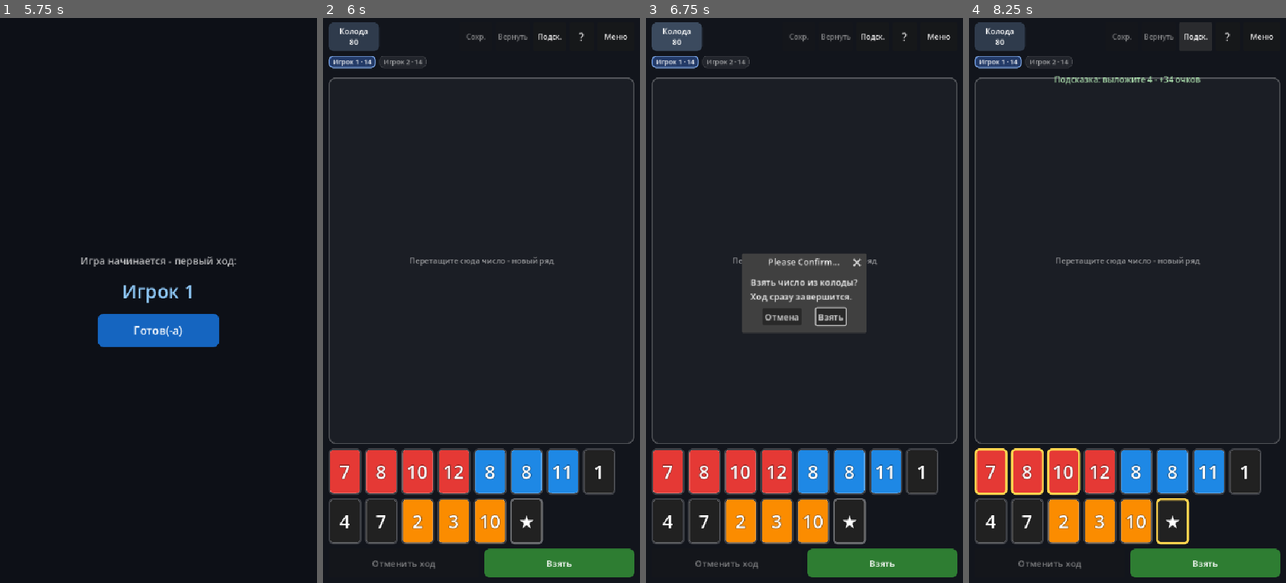
Above: before the commit, frames 1-4 (left to right).
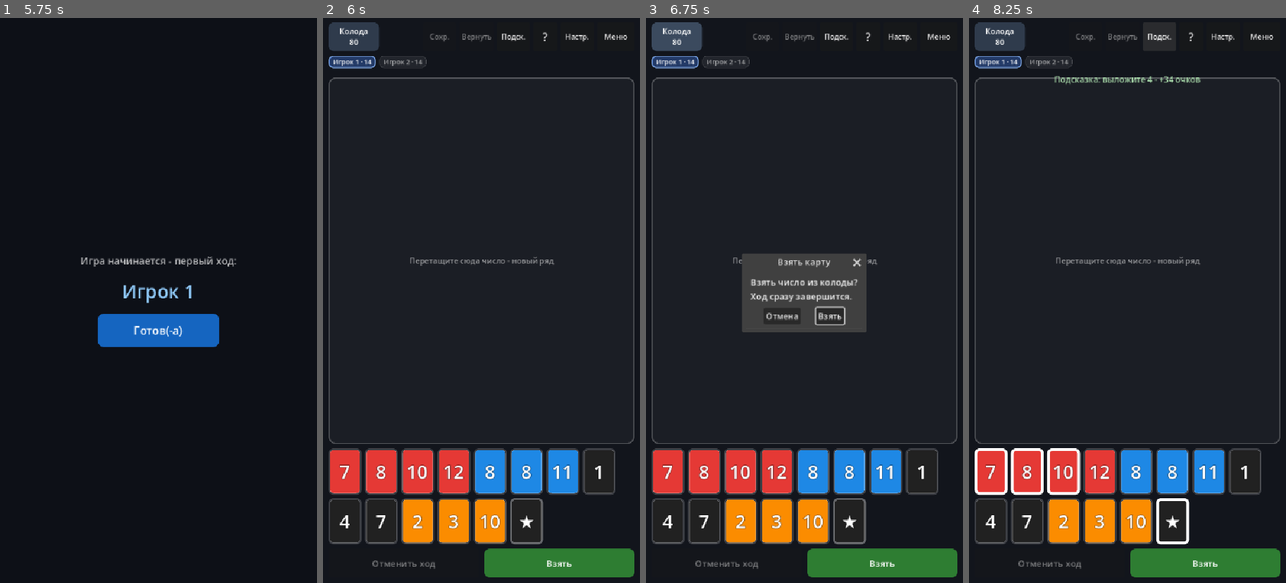
Above: after the commit, the same moments.

Repository: victor-osipov-dev/digital_game
Game: Godot game, scene res://scenes/main_menu.tscn
The game is run twice, just before and just after one commit, with the same random seed, the same clock (stepped at 60 frames per second) and the same inputs.
Inputs (mouse positions are in pixels of both pictures, inside the frame that each line leads up to):
- Up to frame 1 (5.75 s): click "Начать игру" at 0.5 s; click (253, 34) at 1.25 s, where only the run after the commit has a clickable "Настр."; click "Колода 80" at 2 s; click "Подск." at 2.75 s; click "?" at 3.5 s; click "Меню" at 4.25 s; click "Взять" at 5 s
- Up to frame 2 (6 s): click "Готов(-а)" at 5.75 s
- Up to frame 3 (6.75 s): click "Колода 80" at 6.5 s
- Up to frame 4 (8.25 s): click "Отмена" at 7.25 s; click "Подск." at 8 s

Frame 1 is identical in both runs. In frame 2, 0.3% of the frame differs, in the area x 33-84%, y 2-5%; in frame 3, 0.7%; in frame 4, 1.3%, in the area x 1-84%, y 2-94%.

Commit message:
In-game settings, Russian dialogs, face-down bot hand
- Settings button in game: text scale rebuilds UI keeping state, tile size refreshes
- Confirmation dialogs: Russian titles and text scaled with Settings.fs
- Bot hand shown as card backs (no values/tooltips) during bot turn
- Tile outlines: white thick for hint, black for last tile
- Tests: drag_hover now 30 checks incl. rebuild, dialogs, face-down hand

Diff:
--- a/scripts/ui/flow_tiles.gd
+++ b/scripts/ui/flow_tiles.gd
@@ -12,13 +12,13 @@
 func _ready() -> void:
 	mouse_filter = Control.MOUSE_FILTER_STOP
 
-func set_tiles(tiles: Array, src_kind: String, src_row_id: int, draggable: bool) -> void:
+func set_tiles(tiles: Array, src_kind: String, src_row_id: int, draggable: bool, face_down: bool = false) -> void:
 	for child in get_children():
 		remove_child(child)
 		child.free()
 	tile_views.clear()
 	for t in tiles:
-		var view := TileView.make(t, draggable, controller)
+		var view := TileView.make(t, draggable, controller, face_down)
 		view.src_kind = src_kind
 		view.src_row_id = src_row_id
 		add_child(view)
--- a/scripts/ui/game.gd
+++ b/scripts/ui/game.gd
@@ -32,6 +32,7 @@
 var win_overlay: ColorRect = null
 var win_title: Label = null
 var help_overlay: ColorRect = null
+var settings_overlay: ColorRect = null
 var turn_title_overlay: ColorRect = null
 var turn_title_label: Label = null
 var toast_label: Label = null
@@ -134,6 +135,9 @@
 	help_btn.pressed.connect(_open_help)
 	top.add_child(help_btn)
 
+	var settings_btn := _make_top_button("Настр.", "Размер текста и карточек", _open_settings)
+	top.add_child(settings_btn)
+
 	var menu_btn := Button.new()
 	menu_btn.text = "Меню"
 	menu_btn.custom_minimum_size = Vector2(68, 46)
@@ -228,21 +232,37 @@
 	_build_pass_overlay()
 	_build_win_overlay()
 	_build_help_overlay()
+	_build_settings_overlay()
 	_build_turn_title_overlay()
 
 	draw_dialog = ConfirmationDialog.new()
+	draw_dialog.title = "Взять карту"
 	draw_dialog.dialog_text = "Взять число из колоды?\nХод сразу завершится."
 	draw_dialog.ok_button_text = "Взять"
 	draw_dialog.get_cancel_button().text = "Отмена"
 	draw_dialog.confirmed.connect(_on_draw_confirmed)
+	_style_dialog(draw_dialog)
 	add_child(draw_dialog)
 
 	menu_dialog = ConfirmationDialog.new()
+	menu_dialog.title = "Выход в меню"
 	menu_dialog.dialog_text = "Выйти в главное меню?"
 	menu_dialog.ok_button_text = "Выйти"
 	menu_dialog.get_cancel_button().text = "Отмена"
 	menu_dialog.confirmed.connect(func(): get_tree().change_scene_to_file("res://scenes/main_menu.tscn"))
+	_style_dialog(menu_dialog)
 	add_child(menu_dialog)
+
+func _style_dialog(dialog: ConfirmationDialog) -> void:
+	var lab := dialog.get_label()
+	if lab != null:
+		lab.add_theme_font_size_override("font_size", Settings.fs(16))
+	var ok_btn := dialog.get_ok_button()
+	if ok_btn != null:
+		ok_btn.add_theme_font_size_override("font_size", Settings.fs(15))
+	var cancel_btn := dialog.get_cancel_button()
+	if cancel_btn != null:
+		cancel_btn.add_theme_font_size_override("font_size", Settings.fs(15))
 
 func _make_top_button(text_value: String, tip: String, handler: Callable) -> Button:
 	var btn := Button.new()
@@ -440,6 +460,119 @@
 
 func _open_help() -> void:
 	help_overlay.visible = true
+
+func _open_settings() -> void:
+	settings_overlay.visible = true
+
+func _on_settings_text_scale(index: int) -> void:
+	Settings.text_scale = index
+	Settings.save_settings()
+	call_deferred("_rebuild_ui")
+
+func _on_settings_tile_step(index: int) -> void:
+	Settings.tile_step = index
+	Settings.save_settings()
+	refresh()
+
+func _rebuild_ui() -> void:
+	# пересборка UI с сохранением партии (смена text_scale)
+	if title_tween != null and title_tween.is_running():
+		title_tween.kill()
+	if toast_tween != null and toast_tween.is_running():
+		toast_tween.kill()
+	_drag_view = null
+	_slot_hover_pos = -1
+	_slot_hover_time = 0
+	_slot_grace_until = 0
+	_row_slots.clear()
+	row_blocks.clear()
+	var was_pass := pass_overlay != null and pass_overlay.visible
+	var was_win := win_overlay != null and win_overlay.visible
+	var was_help := help_overlay != null and help_overlay.visible
+	var was_settings := settings_overlay != null and settings_overlay.visible
+	var pass_t := pass_title.text if pass_title != null else ""
+	var pass_n := pass_name.text if pass_name != null else ""
+	for child in get_children():
+		remove_child(child)
+		child.free()
+	_build_ui()
+	if state == null:
+		_new_match()
+		return
+	pass_overlay.visible = was_pass
+	win_overlay.visible = was_win
+	help_overlay.visible = was_help
+	settings_overlay.visible = was_settings
+	turn_title_overlay.visible = false
+	pass_title.text = pass_t
+	pass_name.text = pass_n
+	refresh()
+
+func _build_settings_overlay() -> void:
+	settings_overlay = ColorRect.new()
+	settings_overlay.color = Color(0, 0, 0, 0.78)
+	settings_overlay.set_anchors_and_offsets_preset(Control.PRESET_FULL_RECT)
+	settings_overlay.visible = false
+	add_child(settings_overlay)
+
+	var center := CenterContainer.new()
+	center.set_anchors_and_offsets_preset(Control.PRESET_FULL_RECT)
+	settings_overlay.add_child(center)
+
+	var panel := PanelContainer.new()
+	panel.custom_minimum_size = Vector2(460, 0)
+	var psb := StyleBoxFlat.new()
+	psb.bg_color = Color("1B2029")
+	psb.set_corner_radius_all(14)
+	psb.border_color = Color(1, 1, 1, 0.25)
+	psb.set_border_width_all(2)
+	psb.content_margin_left = 16.0
+	psb.content_margin_right = 16.0
+	psb.content_margin_top = 14.0
+	psb.content_margin_bottom = 14.0
+	panel.add_theme_stylebox_override("panel", psb)
+	center.add_child(panel)
+
+	var box := VBoxContainer.new()
+	box.add_theme_constant_override("separation", 12)
+	panel.add_child(box)
+
+	var title := Label.new()
+	title.text = "Настройки"
+	title.horizontal_alignment = HORIZONTAL_ALIGNMENT_CENTER
+	title.add_theme_font_size_override("font_size", Settings.fs(22))
+	title.add_theme_color_override("font_color", Color("FFD54F"))
+	box.add_child(title)
+
+	box.add_child(_make_settings_row("Текст:", Settings.TEXT_SCALE_NAMES, Settings.text_scale, _on_settings_text_scale))
+	box.add_child(_make_settings_row("Карточки:", Settings.TILE_SIZE_NAMES, Settings.tile_step, _on_settings_tile_step))
+
+	var close_btn := Button.new()
+	close_btn.text = "Закрыть"
+	close_btn.custom_minimum_size = Vector2(200, 52)
+	close_btn.size_flags_horizontal = Control.SIZE_SHRINK_CENTER
+	close_btn.add_theme_font_size_override("font_size", Settings.fs(17))
+	close_btn.pressed.connect(func(): settings_overlay.visible = false)
+	box.add_child(close_btn)
+
+func _make_settings_row(label_text: String, names: PackedStringArray, current: int, handler: Callable) -> HBoxContainer:
+	var row := HBoxContainer.new()
+	row.add_theme_constant_override("separation", 10)
+	var lab := Label.new()
+	lab.text = label_text
+	lab.add_theme_font_size_override("font_size", Settings.fs(15))
+	lab.add_theme_color_override("font_color", Color(1, 1, 1, 0.9))
+	row.add_child(lab)
+	var option := OptionButton.new()
+	option.size_flags_horizontal = Control.SIZE_EXPAND_FILL
+	option.custom_minimum_size = Vector2(0, 42)
+	option.add_theme_font_size_override("font_size", Settings.fs(15))
+	for n in names:
+		option.add_item(n)
+	option.select(clampi(current, 0, names.size() - 1))
+	option.item_selected.connect(handler)
+	row.add_child(option)
+	return row
 
 # ---------------------------------------------------------------- match flow
 
@@ -956,7 +1089,8 @@
 	table_box.move_child(hint_zone, table_box.get_child_count() - 1)
 
 func _update_hand() -> void:
-	hand_flow.set_tiles(state.hand(), "hand", 0, not state.finished and not _is_bot_turn())
+	var bot_turn := _is_bot_turn()
+	hand_flow.set_tiles(state.hand(), "hand", 0, not state.finished and not bot_turn, bot_turn)
 
 func _update_buttons() -> void:
 	if state == null:
--- a/scripts/ui/tile_view.gd
+++ b/scripts/ui/tile_view.gd
@@ -9,12 +9,14 @@
 var mark_self: bool = false
 var mark_last: bool = false
 var mark_hint: bool = false
+var face_down: bool = false
 
-static func make(p_tile: Tile, p_draggable: bool, p_controller: Object) -> TileView:
+static func make(p_tile: Tile, p_draggable: bool, p_controller: Object, p_face_down: bool = false) -> TileView:
 	var view := TileView.new()
 	view.tile = p_tile
 	view.draggable = p_draggable
 	view.controller = p_controller
+	view.face_down = p_face_down
 	view._build()
 	return view
 
@@ -24,6 +26,19 @@
 	size = ts
 	mouse_filter = Control.MOUSE_FILTER_STOP
 
+	var bw := clampi(int(ts.x * 0.05), 1, 3)
+	var sb := StyleBoxFlat.new()
+	sb.set_corner_radius_all(clampi(int(ts.x * 0.14), 3, 12))
+
+	if face_down:
+		sb.bg_color = Color("2B3140")
+		sb.border_color = Color(1, 1, 1, 0.3)
+		sb.set_border_width_all(maxi(bw, 2))
+		add_theme_stylebox_override("panel", sb)
+		tooltip_text = ""
+		queue_redraw()
+		return
+
 	var marks := {}
 	if controller != null and controller.has_method("get_tile_marks"):
 		marks = controller.get_tile_marks(tile.id)
@@ -31,15 +46,12 @@
 	mark_last = bool(marks.get("last", false))
 	mark_hint = bool(marks.get("hint", false))
 
-	var bw := clampi(int(ts.x * 0.05), 1, 3)
-	var sb := StyleBoxFlat.new()
 	sb.bg_color = Color(Tile.color_hex(tile.color))
-	sb.set_corner_radius_all(clampi(int(ts.x * 0.14), 3, 12))
 	if mark_hint:
-		sb.border_color = Color("FFD54F")
-		sb.set_border_width_all(maxi(bw + 1, 3))
+		sb.border_color = Color("FFFFFF")
+		sb.set_border_width_all(maxi(bw + 2, 5))
 	elif mark_last:
-		sb.border_color = Color("4FC3F7")
+		sb.border_color = Color("000000")
 		sb.set_border_width_all(maxi(bw + 1, 3))
 	else:
 		sb.border_color = Color(1, 1, 1, 0.35 if tile.is_joker else 0.18)
@@ -67,6 +79,15 @@
 	queue_redraw()
 
 func _draw() -> void:
+	if face_down:
+		var ts := Settings.tile_size()
+		var c := ts * 0.5
+		var r := minf(ts.x, ts.y) * 0.2
+		draw_colored_polygon(PackedVector2Array([
+			c + Vector2(0, -r), c + Vector2(r, 0),
+			c + Vector2(0, r), c + Vector2(-r, 0),
+		]), Color("FFD54F"))
+		return
 	if not mark_self:
 		return
 	var ts := Settings.tile_size()
--- a/tests/drag_hover.gd
+++ b/tests/drag_hover.gd
@@ -88,3 +88,48 @@
 			"drop allowed on hint zone")
 		check(hover.call("gui_can_drop", data, Vector2(r.get_center().x, r.end.y + 5.0)) == false,
 			"drop in bare gap without slot rejected")
+
+	var state_ref = inst.get("state")
+	hover.call("_rebuild_ui")
+	check(inst.get("state") == state_ref, "rebuild keeps the same state")
+	var rbs2: Array = inst.get("row_blocks")
+	check(rbs2.size() == 1, "table rebuilt with same rows, got %d" % rbs2.size())
+	check((inst.get("_row_slots") as Array).is_empty(), "no row slots after rebuild")
+
+	var dd = inst.get("draw_dialog")
+	check(dd != null, "draw dialog exists")
+	if dd != null:
+		check(String(dd.title) == "Взять карту", "draw dialog title in Russian, got: %s" % dd.title)
+		var dl = dd.get_label()
+		check(dl != null and dl.has_theme_font_size_override("font_size"), "draw dialog label font scaled")
+	var md = inst.get("menu_dialog")
+	check(md != null and String(md.title) == "Выход в меню", "menu dialog title in Russian")
+
+	var settings := root.get_node_or_null("Settings")
+	var hf = inst.get("hand_flow")
+	var views: Array = hf.get("tile_views")
+	check(not views.is_empty(), "human turn: hand shows tiles")
+	if not views.is_empty():
+		check(bool(views[0].get("face_down")) == false, "human hand face up")
+		var has_label := false
+		for c in (views[0] as Control).get_children():
+			if c is Label:
+				has_label = true
+		check(has_label, "human hand tile has value label")
+	settings.call("set_bot", 0, true)
+	inst.call("refresh")
+	views = hf.get("tile_views")
+	check(not views.is_empty(), "bot turn: hand still shows tiles")
+	if not views.is_empty():
+		check(bool(views[0].get("face_down")) == true, "bot hand face down")
+		var has_label2 := false
+		for c in (views[0] as Control).get_children():
+			if c is Label:
+				has_label2 = true
+		check(not has_label2, "bot hand tile has no value label")
+		check(String(views[0].tooltip_text).is_empty(), "bot hand tile tooltip hidden")
+	settings.call("set_bot", 0, false)
+	inst.call("refresh")
+	views = hf.get("tile_views")
+	check(not views.is_empty() and bool(views[0].get("face_down")) == false,
+		"hand face up again after bot turn")
